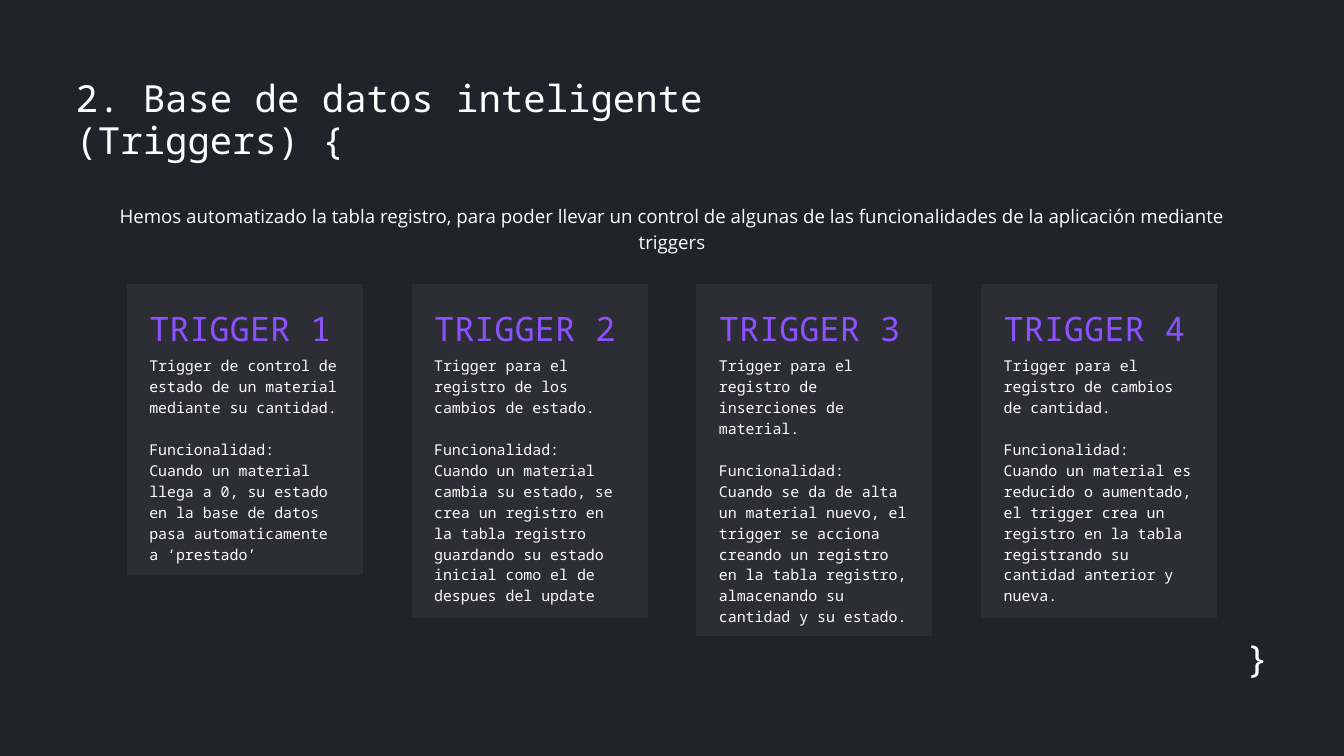
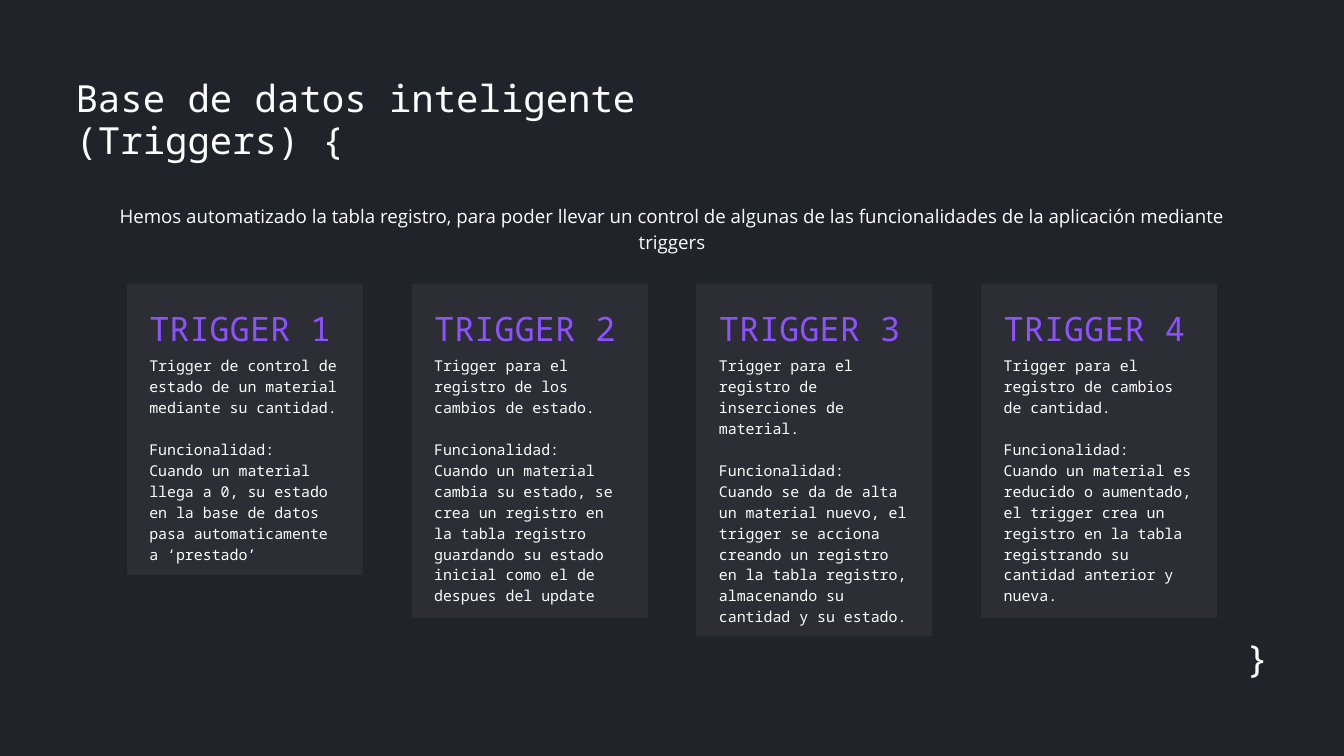
Before and after one commit to Dalonso1997/ProyectoRetoFinalEquipo4, a slide deck: slide 10 of Documentaciones/RETO EQUIPO 4.pptx. Drawn at 1344x756 pixels with LibreOffice and Linux fonts; fonts in the diff are those of the drawing. Boxes give left, top, right and bottom in pixels: in the first picture for what was removed or moved away, otherwise in the second. Text is boxed around its words. In the diff, an @@ line names an element or a change of style, - is before the commit and + after.

```diff
--- a/Documentaciones/RETO EQUIPO 4.pptx
+++ b/Documentaciones/RETO EQUIPO 4.pptx
@@ text at (76,83,635,163): text changed @@
-2. Base de datos inteligente (Triggers) {
+Base de datos inteligente (Triggers) {
```
Also in this commit, not shown: 4 other slides changed, 1 other file.
